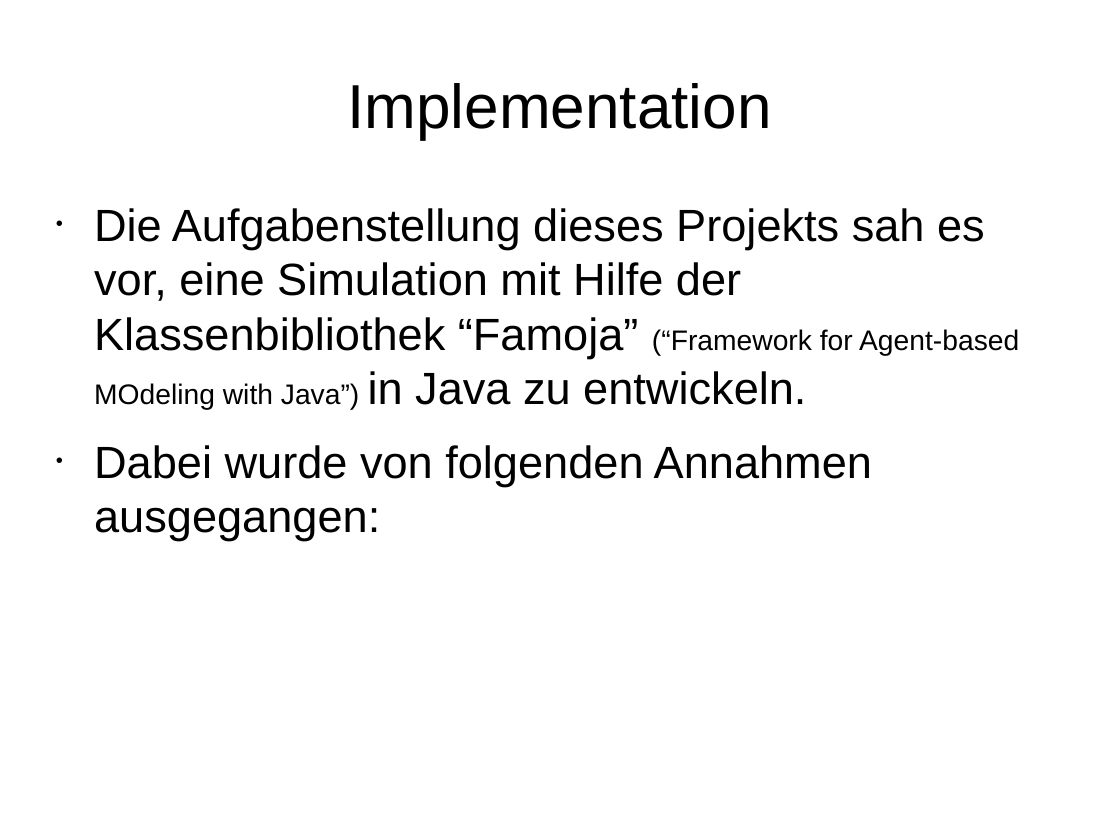
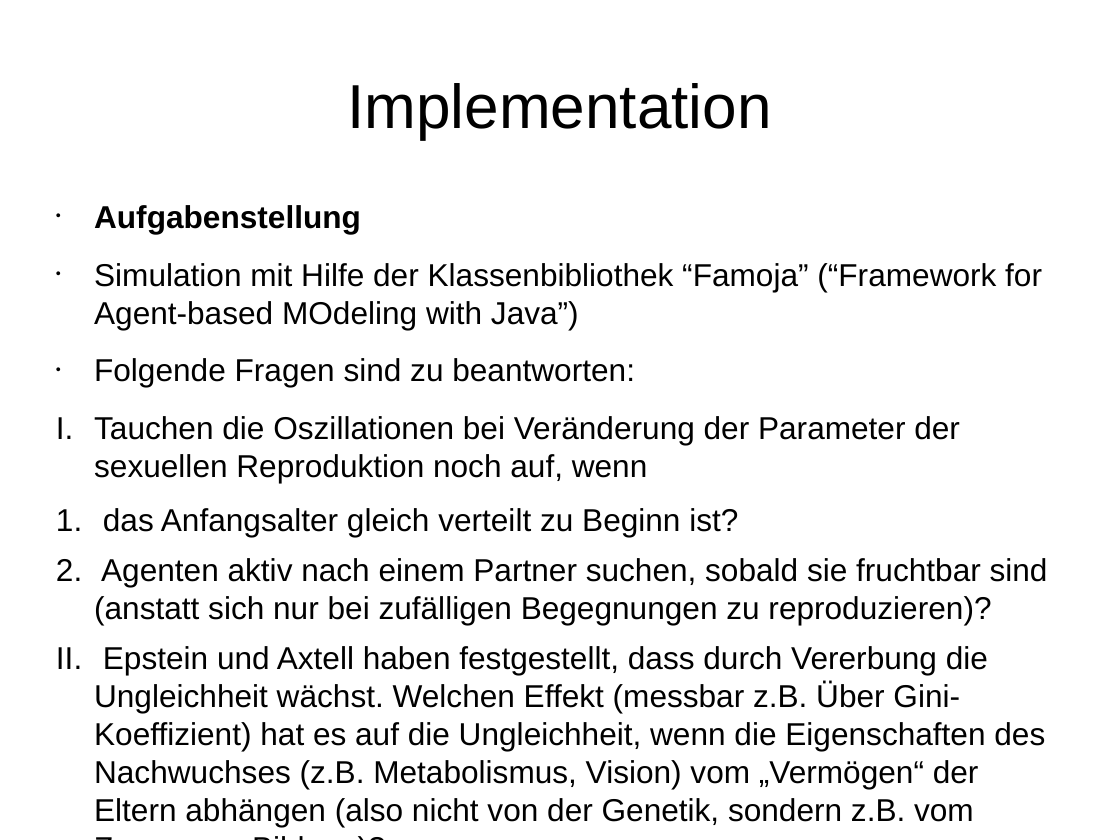
Before and after one commit to wsmirnow/Sugarscape, a slide deck: slide 4 of Presentation/Presentation.odp. Drawn at 1120x840 pixels with LibreOffice and Linux fonts; fonts in the diff are those of the drawing. Boxes give left, top, right and bottom in pixels: in the first picture for what was removed or moved away, otherwise in the second. Text is boxed around its words. In the diff, an @@ line names an element or a change of style, - is before the commit and + after.

Commit message:
Kleine Ergaenzung zur Praesentation - Aufgabenstellung hinzugefuegt

```diff
--- a/Presentation/Presentation.odp
+++ b/Presentation/Presentation.odp
@@ text at (x1=94, y1=205, x2=1048, y2=827): text changed; size 32 to 22.4 pt @@
-• Die Aufgabenstellung dieses Projekts sah es vor, eine Simulation mit Hilfe der Klassenbibliothek “Famoja” (“Framework for Agent-based MOdeling with Java”) in Java zu entwickeln.
-• Dabei wurde von folgenden Annahmen ausgegangen:
+• Aufgabenstellung
+• Simulation mit Hilfe der Klassenbibliothek “Famoja” (“Framework for Agent-based MOdeling with Java”)
+• Folgende Fragen sind zu beantworten:
+  I. Tauchen die Oszillationen bei Veränderung der Parameter der sexuellen Reproduktion noch auf, wenn
+    1. das Anfangsalter gleich verteilt zu Beginn ist?
+    2. Agenten aktiv nach einem Partner suchen, sobald sie fruchtbar sind (anstatt sich nur bei zufälligen Begegnungen zu reproduzieren)?
+  II. Epstein und Axtell haben festgestellt, dass durch Vererbung die Ungleichheit wächst. Welchen Effekt (messbar z.B. Über Gini-Koeffizient) hat es auf die Ungleichheit, wenn die Eigenschaften des Nachwuchses (z.B. Metabolismus, Vision) vom „Vermögen“ der Eltern abhängen (also nicht von der Genetik, sondern z.B. vom Zugang zu Bildung)?
```
Also in this commit, not shown: 1 other file.
